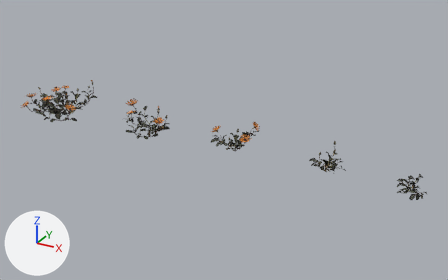
The glTF model public/models/flower-ursinia.glb, before and after one commit.
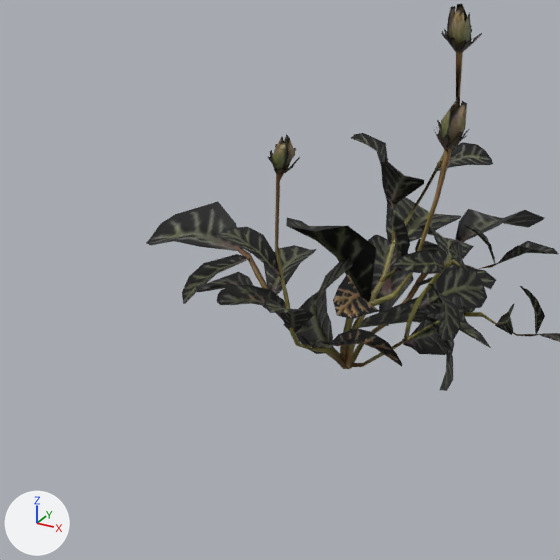
The first picture shows the older version from a 50 mm lens placed at (1.24, -2.36, 1.23), pointed at (-0.07, 0.02, 0.03). The close-ups show the older and then the newer version on the part from 66% to 77% of the width and 50% to 67% of the height of that picture. Only the edits that show in the close-ups are written down. Arrows for +X, +Y and +Z are at lower left; the lights stay in place. Where no turn or scale is listed for an object, it has been applied to the vertices.

The first close-up shows 'flower_ursinia_d_LOD0'.
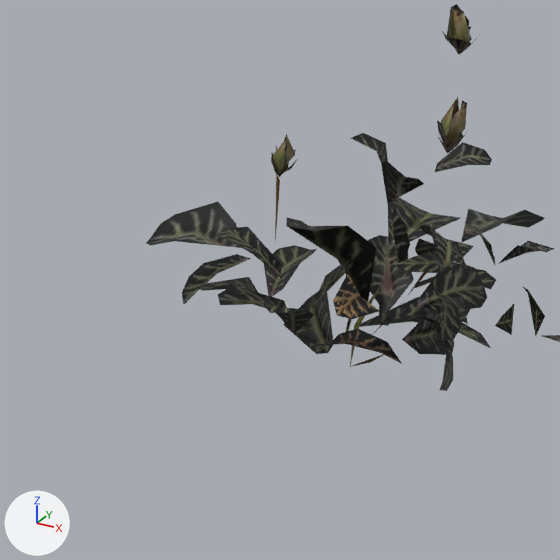
Where the newer file only moved an object's origin or applied its transform, the numbers keep the older frame.

Where the change shows, as pixel boxes (x1, y1, x2, y2) in the close-ups (560 x 560 px):
part 1 of me_plane_085, deleted: before (394, 259, 499, 347)
part 2 of me_plane_085, deleted: before (234, 245, 346, 369)
part 3 of me_plane_085, deleted: before (384, 157, 395, 243)
part 4 of me_plane_085, cut back: before (175, 4, 560, 381); after (271, 153, 284, 176)

The change in detail:
me_plane_085 is used by ob_flower_ursinia_d_lod0; location (0.4535, 0.023, 0.0654).
me_plane_085 had 999 vertices, 1194 faces and spanned x -0.093..0.093, y -0.075..0.075, z -0.067..0.067.
me_plane_085 now has 420 vertices, 348 faces and spans x -0.093..0.093, y -0.075..0.075, z -0.066..0.067.
me_plane_085 part 1: the loose piece of 31 vertices spanning x 0.017..0.065, y -0.064..-0.03, z -0.049..0.01 is deleted.
me_plane_085 part 2: the loose piece of 27 vertices spanning x -0.057..-0.002, y -0.024..-0.006, z -0.066..-0.034 is deleted.
me_plane_085 part 3: the loose piece of 14 vertices spanning x -0.008..0.003, y 0.003..0.018, z -0.024..0.004 is deleted.
me_plane_085 part 4: 1 vertex moved within x -0.024, y -0.053, z 0.021; 507 vertices removed from x -0.067..0.093, y -0.074..0.048, z -0.067..0.066.
